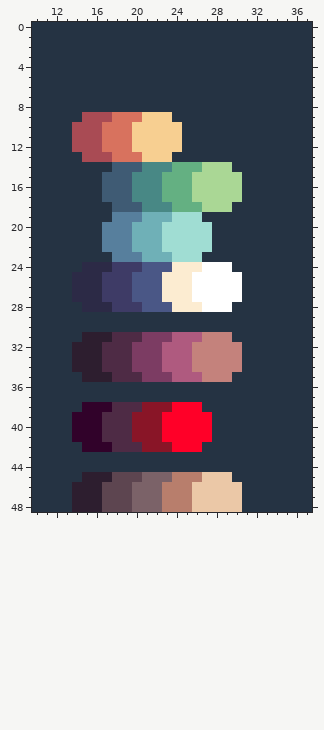
Edited in one commit: pixel-art file (Untitled/Color Palette.aseprite). Above is the file before it was changed.
48x69 pixels, 1 frame. Shown: x 10..37, y 0..48.
Now the later version:
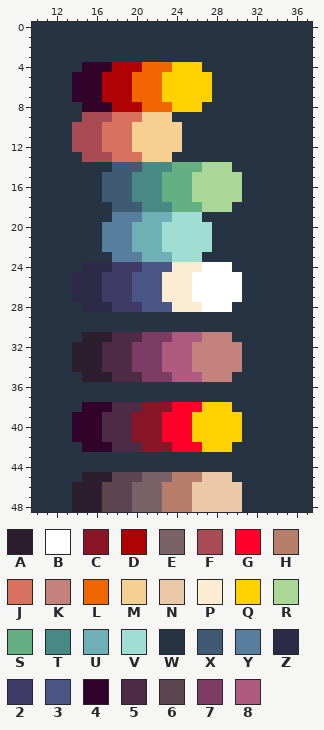
Palette (. is transparent): A #2d1e2f  B #ffffff  C #891527  D #b00202  E #7b6268  F #a94b54  G #ff0028  H #b87e6c  J #d8725e  K #c4827c  L #f16600  M #f7cf91  N #ebc8a7  P #fcecd1  Q #ffd100  R #aad795  S #64b082  T #488885  U #6fb0b7  V #a0ddd3  W #253343  X #3f5b74  Y #577f9d  Z #2c2a46  2 #3e3b66  3 #4a5786  4 #31022a  5 #4e2b45  6 #5d4550  7 #7c3c63  8 #af5a7f
The exact change:
Layer "Layer 1":
y 4: x 15..26 WWWWWWWWWWWW -> 444DDDLLLQQQ
y 5..7: x 14..27 WWWWWWWWWWWWWW -> 444DDDLLLQQQQQ
y 8: x 15..26 WWWWWWWWWWWW -> 444DDDLLLQQQ
y 38: x 27..29 WWW -> QQQ
y 39..41: x 26..30 GGWWW -> QQQQQ
y 42: x 27..29 WWW -> QQQ
